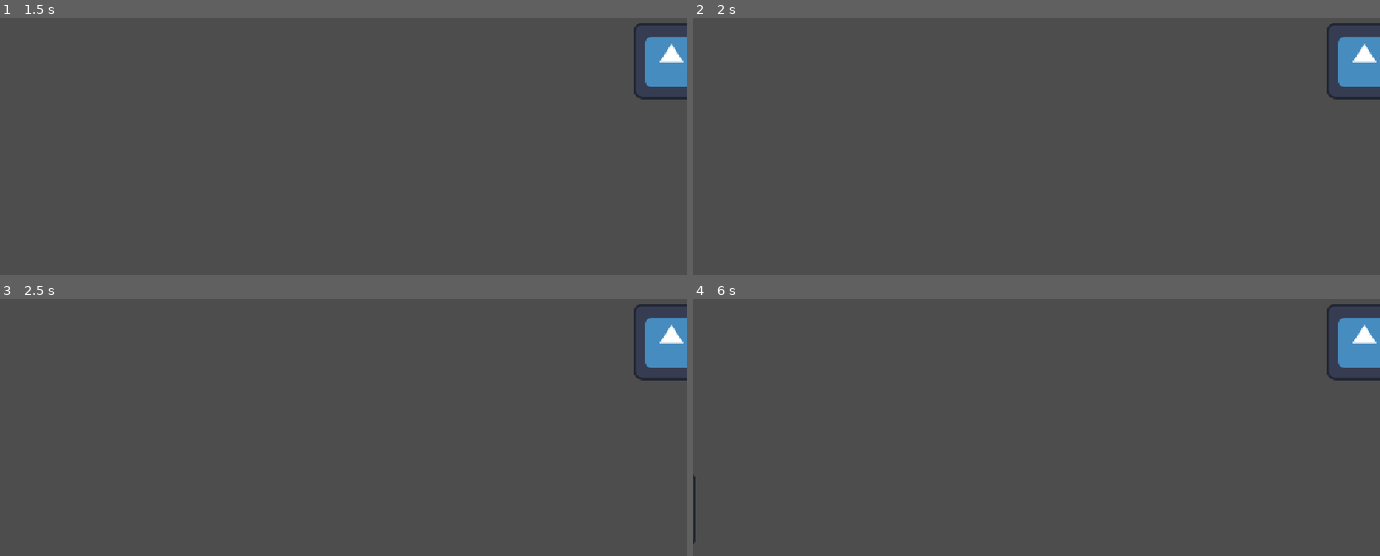
Above: before the commit, frames 1-4 (two rows, left to right).
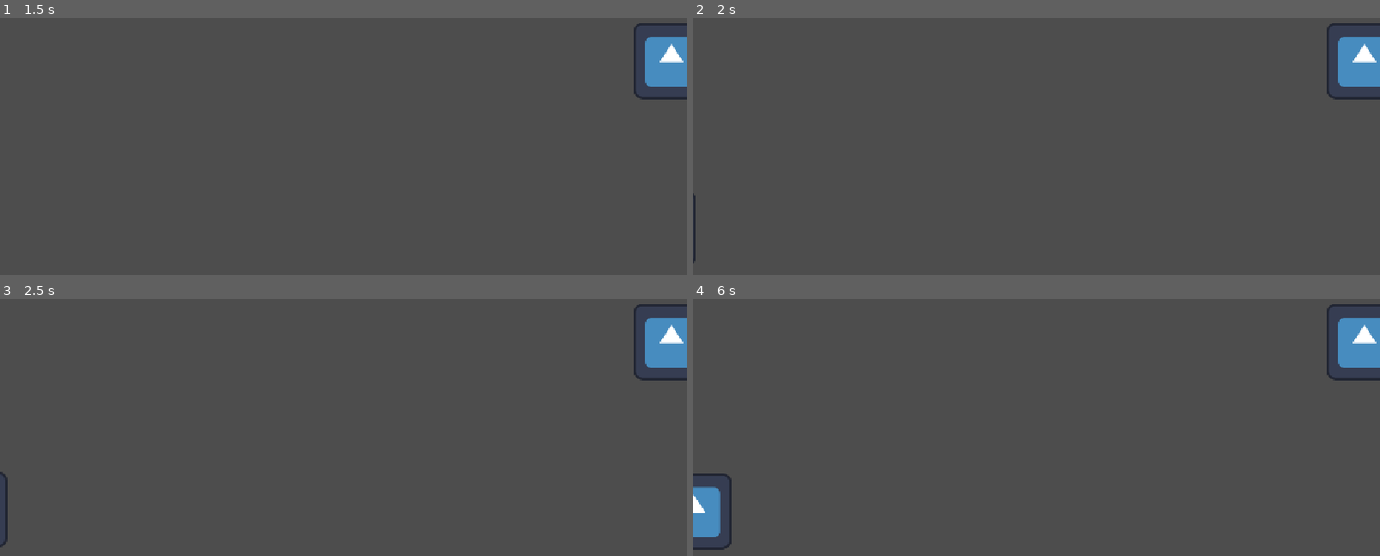
Above: after the commit, the same moments.

Repository: Plumz17/CodelampProjectKelompok1
Game: Godot game, scene res://main.tscn
Two runs of this game, one before a commit and one after it. Both use one fixed random seed, a clock stepped at 60 frames per second and the inputs below. The engine's default icon, where the game draws it, is replaced by a stand-in: a white triangle on a blue panel in a dark square.
Inputs:
- Up to frame 1 (1.5 s): tap Enter at 0.5 s; tap Space at 1.25 s
- Up to frame 2 (2 s): no input
- Up to frame 3 (2.5 s): tap Enter at 2 s
- Up to frame 4 (6 s): tap Space at 3.5 s; tap Enter at 5 s

Frame 1 is identical in both runs. In frame 2, 0.1% of the frame differs, in the area x 0-1%, y 68-96%; in frame 3, 0.1%; in frame 4, 1.0%, in the area x 0-6%, y 67-98%.

Commit message:
fix name

Diff:
--- a/CodelampProject/core/player_core.gd
+++ b/CodelampProject/core/player_core.gd
@@ -5,23 +5,25 @@
 
 func _ready() -> void:
 	current_hp = max_hp
-	# Menghubungkan sinyal deteksi
+
+	# Connect the collision signal to handle incoming entities
 	body_entered.connect(_on_body_entered)
 
 func _on_body_entered(body: Node2D) -> void:
-	# Menggunakan "label" enemy (Group) untuk deteksi
+	# Filter collisions to only process entities within the "enemy" group
 	if body.is_in_group("enemy"):
 		current_hp -= 10
 		print("HP Player berkurang: ", current_hp)
 
-		# Hapus musuh setelah mengenai core
+		# Remove the enemy instance to prevent multiple collision triggers
 		body.queue_free()
 
-		# Cek kondisi Game Over
+		# Evaluate game state for defeat condition
 		if current_hp <= 0:
 			trigger_game_over()
 
 func trigger_game_over() -> void:
 	current_hp = 0
 	print("GAME OVER TER-TRIGGER!")
-	# Tambahkan logika UI Game Over di sini nantinya
+
+	# TODO: Implement Game Over UI and state management logic here
--- a/CodelampProject/enemies/enemy_base.gd
+++ b/CodelampProject/enemies/enemy_base.gd
@@ -1,49 +1,49 @@
 extends CharacterBody2D
 class_name EnemyBase
 
-@export var max_fear_bar: int # HP Musuh (Fear Bar)
-@export var speed: float
-@export var terror_energy: int # Resource yang didapat
-@export var waypoints_node: Node2D # Node Waypoints di Main Scene
+@export var max_fear_bar: int # Maximum health/fear capacity
+@export var speed: float # Movement speed modifier
+@export var terror_energy: int # Resource dropped upon defeat
+@export var waypoints_node: Node2D # Reference to the Waypoints parent node
 
-# Variabel pergerakan
+# Runtime state variables
 var waypoints: Array[Vector2] = []
 var current_fear_bar: int
 var current_waypoint_index: int = 0
 
 func _ready() -> void:
-	# Inisialisasi HP musuh
+	# Initialize base stats
 	current_fear_bar = max_fear_bar
 
-	# Ambil data semua titik jalan
+	# Populate waypoints array with global coordinates
 	if waypoints_node:
 		for waypoint: Node2D in waypoints_node.get_children():
 			waypoints.append(waypoint.global_position)
 
 func _physics_process(_delta: float) -> void:
+	# Guard clause: Ensure pathing data exists
 	if waypoints.is_empty():
+		printerr("Error: Waypoints array is empty.")
 		return
 
-	# Berhenti memproses waypoint jika sudah di titik terakhir (menunggu Core)
+	# Check if the entity has reached the final destination
 	if current_waypoint_index >= waypoints.size():
 		reach_core()
 		return
 
-	# Logika pergerakan ke waypoint selanjutnya
+	# Calculate trajectory and move towards the active waypoint
 	var next_waypoint: Vector2 = waypoints[current_waypoint_index]
 	var direction: Vector2 = (next_waypoint - global_position).normalized()
 	velocity = direction * speed
 	move_and_slide()
 
-	# Cek jika sudah dekat dengan target waypoint
+	# Proceed to the next waypoint upon reaching the distance threshold
 	if global_position.distance_to(next_waypoint) < 6.7:
 		current_waypoint_index += 1
 
+# Handles logic when the entity reaches the player's core
 func reach_core() -> void:
-	# Biarkan musuh tetap bergerak sedikit agar masuk ke area PlayerCore
+	# Apply final velocity to ensure collision overlap with Core's Area2D
 	move_and_slide()
-
-	# Pencegahan spam pesan di console
-	if not has_meta("reached_target"):
-		print("Musuh mencapai tujuan: ", name)
-		set_meta("reached_target", true)
+	print("Core Reached!")
+	return
--- a/CodelampProject/enemies/normal_enemy.tscn
+++ b/CodelampProject/enemies/normal_enemy.tscn
@@ -6,7 +6,7 @@
 [node name="NormalEnemy" unique_id=1748458864 groups=["enemy"] instance=ExtResource("1_pg5ck")]
 script = ExtResource("2_snoi0")
 max_fear_bar = 30
-speed = 5.0
+speed = 15.0
 terror_energy = 15
 
 [node name="CollisionShape2D" parent="." index="1" unique_id=2043971900]
